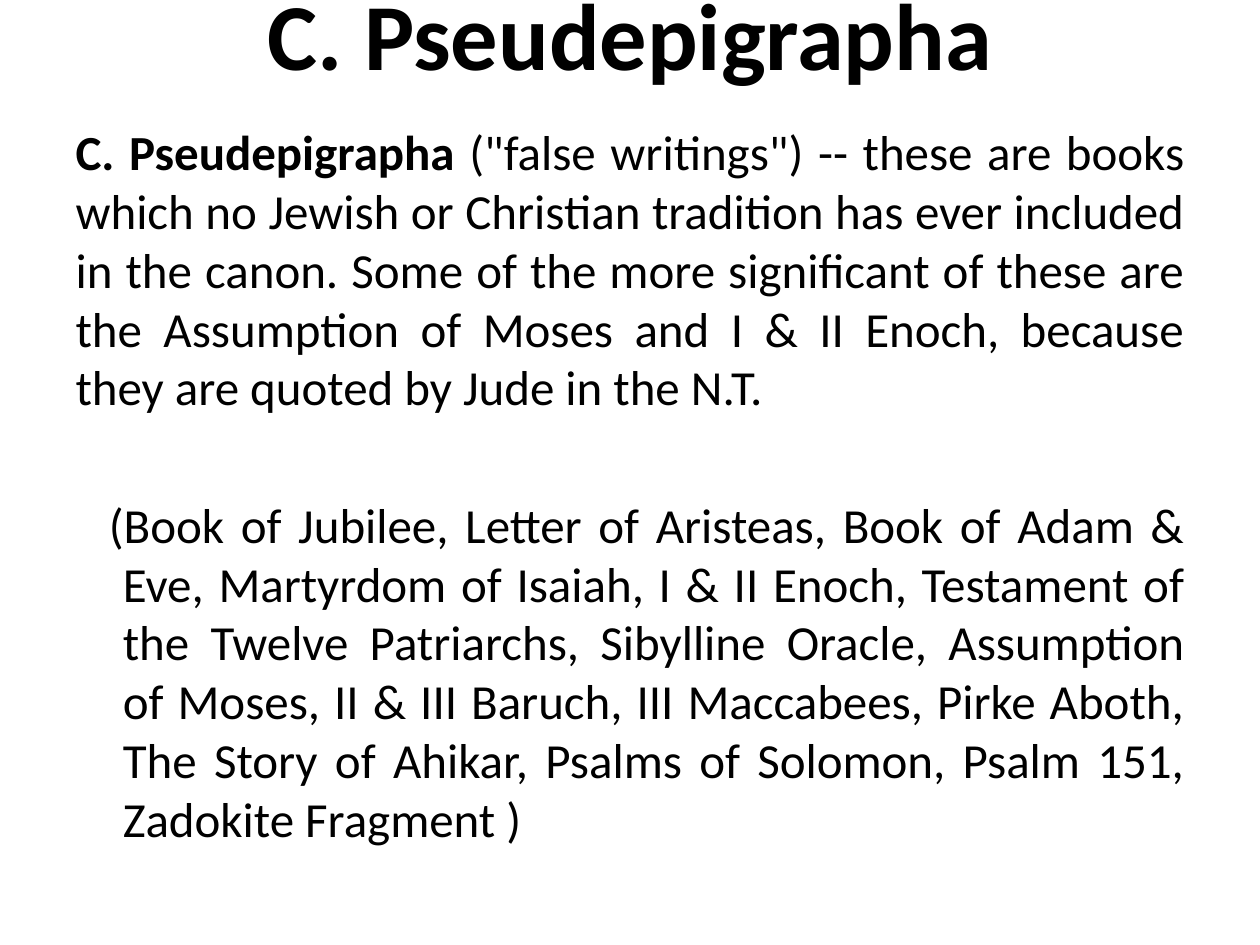
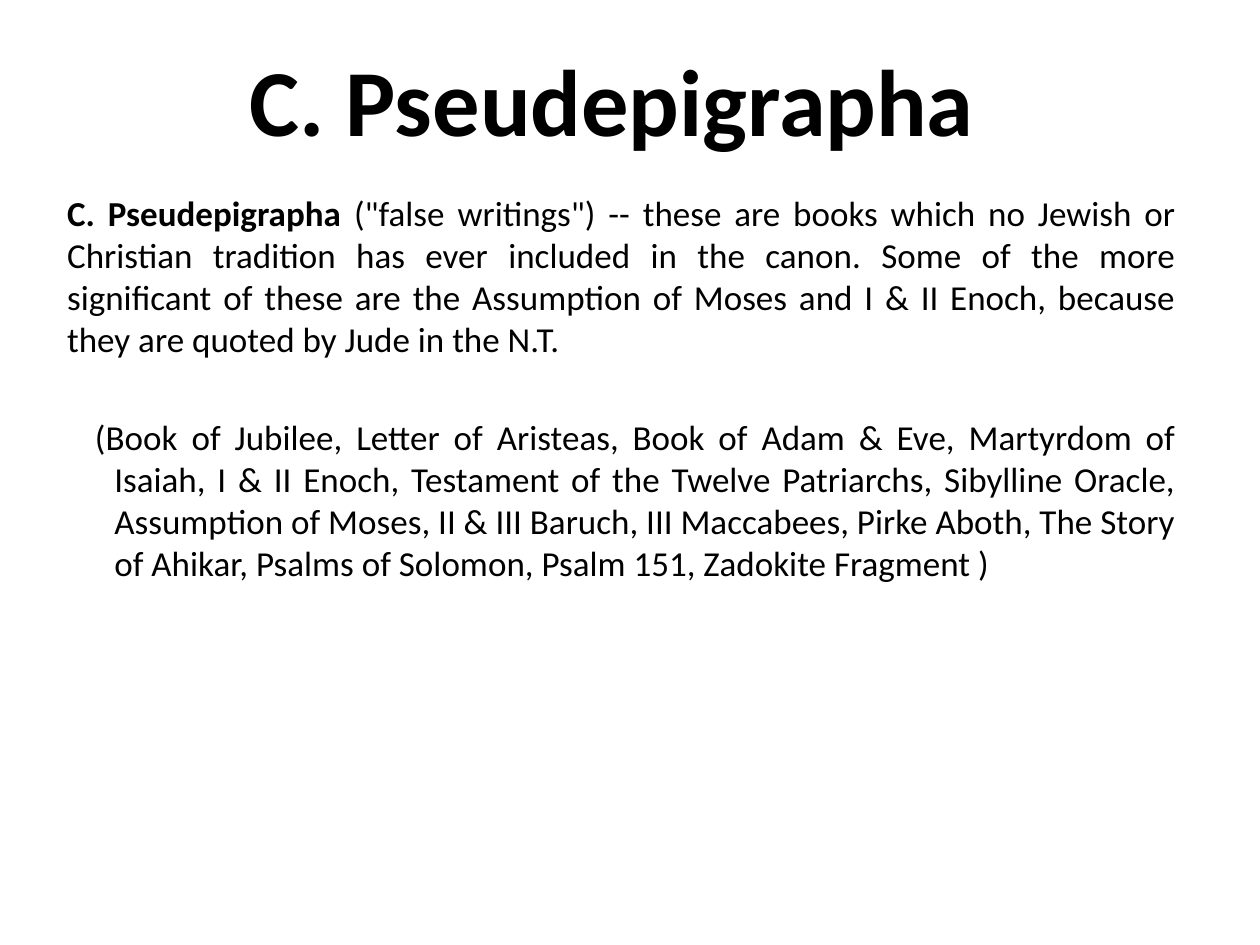
Before and after one commit to mutanganajoseph/Documents, a slide deck: slide 73 of auca/sem-1/intro-to-Bible-study/1 intro to Bible study Notes.pptx. Drawn at 1260x945 pixels with LibreOffice and Linux fonts; fonts in the diff are those of the drawing. Boxes give left, top, right and bottom in pixels: in the first picture for what was removed or moved away, otherwise in the second. Text is boxed around its words. In the diff, an @@ line names an element or a change of style, - is before the commit and + after.

```diff
--- a/auca/sem-1/intro-to-Bible-study/1 intro to Bible study Notes.pptx
+++ b/auca/sem-1/intro-to-Bible-study/1 intro to Bible study Notes.pptx
@@ title "C. Pseudepigrapha": place and size @@
-title "C. Pseudepigrapha" at [267,3,992,86]
+title "C. Pseudepigrapha" at [249,69,974,152]
@@ text "C. Pseudepigrapha ("false writings") -- ...": place and size @@
-text "C. Pseudepigrapha ("false writings") -- ..." at [76,134,1184,846]
+text "C. Pseudepigrapha ("false writings") -- ..." at [67,200,1175,582]
@@ text "C. Pseudepigrapha ("false writings") -- ..." at [67,200,1175,582]: size 28 to 20 pt; less space between paragraphs @@
```
Also in this commit, not shown: 10 other slides changed, 5 other files.
